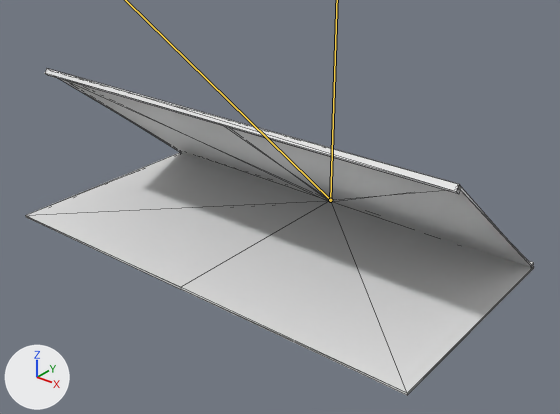
Before and after pictures for a commit that changed the glTF model Import/Paper/Crane/Crane_1_Incorrect.glb.
One viewpoint serves both versions: a 50 mm camera at (0.41, -0.596, 0.342) aimed at (0.025, -0.114, 0.043). The axes (+X, +Y, +Z) are drawn at lower left. The lights are the same throughout. Both versions are drawn at frame 9 of the action 'Crane_Paper_1_Incorrect_Fold'; the numbers are the values there. The bones that bend it are drawn over the model as lines. Mesh edges are drawn as thin lines.

Objects in the first picture: 'Crane_Edge_1_Incorrect', 'Crane_Paper_1_Incorrect'.
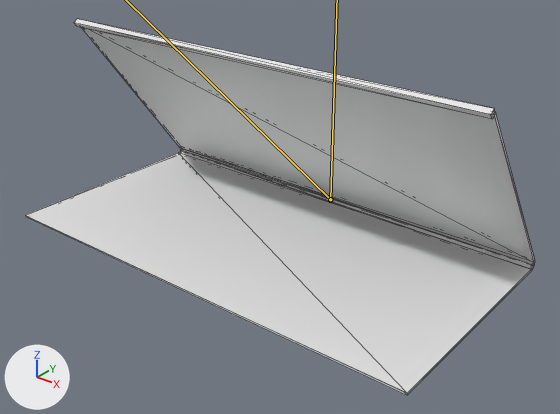
Boxes [x1, y1, x2, y2] around the edits, measured in the pictures (560 x 414 px):
'Crane_Paper_1_Incorrect', posed (16% taller)
    before: [26, 79, 534, 395]
    after: [26, 28, 535, 395]
'Crane_Edge_1_Incorrect_B', now drawn
    after: [74, 19, 495, 119]
'Crane_Edge_1_Incorrect', no longer drawn
    before: [45, 68, 460, 194]
'Crane_Crease_1_Incorrect', unchanged, uncovered by the edit
    before: [214, 163, 534, 266]
    after: [181, 150, 532, 267]

The edits, one by one:
Bone 'Fold_1' (bone_fold_1) turns from (142, 0, 0) to (127, 0, 0) degrees about its own x, y and z.
